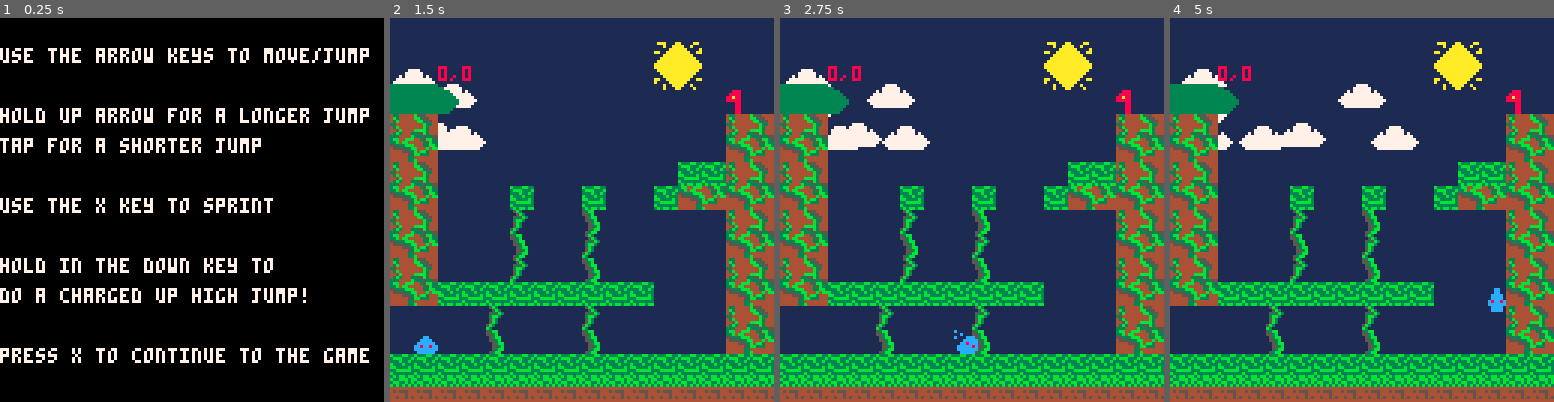
Above: before the commit, frames 1-4 (left to right).
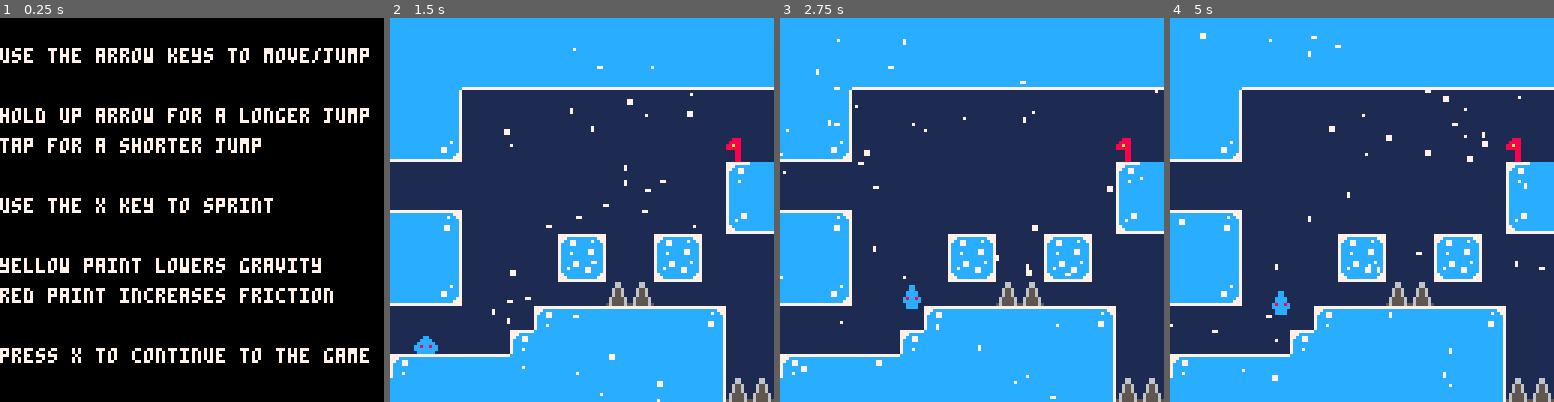
Above: after the commit, the same moments.

Repository: Kaznae/438_final
Game: PICO-8 cartridge final_project.p8
Two runs of this game, one before a commit and one after it. Both use one fixed random seed, a clock stepped at 60 frames per second and the inputs below.
Inputs:
- Up to frame 1 (0.25 s): no input
- Up to frame 2 (1.5 s): tap X (X key) at 0.33, 1.07 s; tap O (Z key) at 0.7 s
- Up to frame 3 (2.75 s): hold Right 1.6-2.1 s; tap O (Z key) at 1.7, 2.1, 2.5 s; tap X (X key) at 1.85 s; hold Up 2.15-2.42 s; hold Right from 2.47 s (still down)
- Up to frame 4 (5 s): tap O (Z key) every 0.4 s from 2.9 to 4.9 s; tap X (X key) at 2.97, 4.08 s; release Right at 3.03 s; hold Left 3.08-3.58 s; hold Down 3.63-3.97 s; hold Right 4.02-4.68 s; hold Up from 4.73 s (still down)

The runs differ from the first frame. In frame 1, 2.5% of the frame differs, in the area x 0-87%, y 62-75%; in frame 2, 66%; in frame 3, 67%; in frame 4, 68%, in the area x 0-100%, y 0-100%.

Commit message:
bugfixes and more mechanics

Diff:
--- a/final_project.p8
+++ b/final_project.p8
@@ -36,7 +36,7 @@
 	--global vars
 	screen = "controls"
 
-	world = 1
+	world = 2
 	level = 1
 
 	mapx_ofst = 0
@@ -74,7 +74,7 @@
 		j_left = 1,
 		max_jump = 1,
 		wall_jumps = 1,
-		has_charge = false,
+		has_charge = true,
 		has_grapple = false,
 		grapple_dir = "right",
 		grapple = false,
@@ -295,8 +295,13 @@
 			if plr.grapple then
 		 	line(plr.x+4,plr.y+4, plr.grapple_x, plr.grapple_y+4, 12)
 			end
+			if plr.clr == "red" then
+			 pal(12,14)
+			elseif plr.clr == "yellow" then
+			 pal(12,10)
+			end
 			spr(plr.sprite,plr.x,plr.y,1,1,plr.face_r)
-
+   pal()
 
 		end
 		}
@@ -332,10 +336,14 @@
 		print("hold up arrow for a longer jump",0,30,7)
 		print("tap for a shorter jump",0,40,7)
 		print("use the x key to sprint",0,60,7)
-		print("hold in the down key to",0,80,7)
-		print("do a charged up high jump!",0,90,7)
+		print("yellow paint lowers gravity",0,80,7)
+		print("red paint increases friction",0,90,7)
 		print("press x to continue to the game",0,110,7)
-	else
+	elseif screen == "victory" then
+  cls()
+		print("congratulations!",30,30,7)
+		print("you beat the demo!",27,60,7)
+ else
 
 		cls()
 
@@ -372,7 +380,7 @@
 		--uncomment to debug
 
 		--print("wall_jumps: "..plr.wall_jumps,10,10,7)
-		print(plr.grapple_x..","..plr.grapple_y,16,16,8)
+		--print(plr.grapple_x..","..plr.grapple_y,16,16,8)
 		--print(#on_map,20,20,5)
 		--print(wall_x,30,30,5)
 	end
@@ -380,7 +388,9 @@
 
 function _update()
 
-
+ if world == 2 and level == 3 then
+		screen = "victory"
+	end
 	if screen == "controls" then
 		if btn(5) then
 			screen = "game"
@@ -398,7 +408,7 @@
 			end
 		end)
 
-		if not plr.gonext and fget(mget((plr.x+(level-1)*128)/8,plr.y/8),goal_flag) then
+		if not plr.gonext and fget(mget((plr.x+(level-1)*128)/8,(plr.y+(world-1)*128)/8),goal_flag) then
 			plr.gonext = true
 			plr.ticker = 59
 			plr.dx = 0
@@ -426,6 +436,10 @@
 	--attempt to change dy
 	if obj.weighted then
 		obj.dy+=gravity
+		if plr.clr == "yellow" then
+			printh("yo")
+   obj.dy-=.10
+		end
 	end
 
 	if obj.dx == 0 and obj.dy == 0 then
@@ -572,22 +586,30 @@
 		end
 	--WIP, need to decide what paint powers will be
 	elseif spr == 85 then
-		plr.clr = "Red"
+		plr.clr = "red"
+		g_friction = .80
 	elseif spr == 86 then
-		plr.clr = "Blue"
-	elseif spr == 85 then
-		plr.clr = "Yellow"
+		plr.clr = "blue"
+		g_friction = .95
+	elseif spr == 87 then
+		plr.clr = "yellow"
+		g_friction = .95
 	end
 end
 
 function deadly_collision(nx,ny)
+ local x_change = 0
+ local y_change = 0
 	if plr.dy <= 0 then
-		return flag_collision(nx,ny+4,deadly_flag) or deadly_obj_at(nx-(level-1)*128,ny-(world-1)*128)
-	else
-		return flag_collision(nx,ny,deadly_flag) or deadly_obj_at(nx-(level-1)*128,ny-(world-1)*128)
-	end
-end
-
+		y_change = 4
+	end
+	if plr.dx >= 0 then
+		x_change = -3
+	elseif plr.dy <= 0 then
+  x_change = 3
+ end
+ return flag_collision(nx+x_change,ny+y_change,deadly_flag) or deadly_obj_at((nx+x_change)-(level-1)*128,(ny+y_change)-(world-1)*128)
+end
 
 function solid_collision(nx,ny)
 	return flag_collision(nx,ny,solid_flag) or solid_obj_at(nx-(level-1)*128,ny-(world-1)*128)
@@ -1025,7 +1047,7 @@
 00000000000000000000000000000000000aa00066600000000006660008e000000e800077cccccccccccc77cccccccccccccccc7ccccccc0000000000000000
 0000000000000000000000000000000000066000000000000000000000008eeeeee80000777cccccccccc777cccccccccccccccc7ccccccc0000000000000000
 0000000000000000000000000000000000000000000000000000000000000888888000007777777777777777cccccccccccccccc7ccccccc0000000000000000
-c7c7c7c7c7c7c7c7c7c7c7c7c7c7b7a6000000000000000000000000000000000000000000000000000000000000000000000000000000000085000000000000
+c7c7c7c7c7c7c7c7c7c7c7c7c7c7b7a6c7c7c7c7c7c7c7a70000000000d7d6000000000000000000000000000000000000000000000000000085000000000000
 00000000000000000000000000000000000000000000000000000000000000000000000000000000000000000000000000000000000000000000000000000000
 000000000000c7c7c7c7c7c7c7000000000000000000000000000000000000000000000000000000000000000000000000000000000024000084000000000000
 00000000000000000000000000000000000000000000000000000000000000000000000000000000000000000000000000000000000000000000000000000000
@@ -1047,7 +1069,7 @@
 00000000000000000000000000000000000000000000000000000000000000000000000000000000000000000000000000000000000000000000000000000000
 00000000000000000000000000000000000000000000000000000000000000000000000000000000000014141414141414141414141414141414000000000000
 __gff__
-0000000000000000000000000000000000000000000000000000000000000000000000000000000000000000000000000000000000000000000000000000000003030707030707810107070101000000030101010b1111110107070101000000030101010b000000000707070707000003000000110b0b000007070707070000
+0000000000000000000000000000000000000000000000000000000000000000000000000000000000000000000000000000000000000000000000000000000003030707030707810107070101000000030101010911111101070701010000000301010109000000000707070707000003000000110909000007070707070000
 0000000000000000000707070700000000000000000000000007070707000000000000000000000000000000000000000000000000000000000000000000000000000000000000000000000000000000000000000000000000000000000000000000000000000000000000000000000000000000000000000000000000000000
 __map__
 0000000000000000000000000000000000000000000000000000000000000000000000000000000000000000000000000000000000000000000000000000000000000000000000000000000000000000000000000000000000000000000000000000000000000000000000000000000000000000000000000000000000000000
@@ -1057,28 +1079,28 @@
 494a000000000000000000000000494a4a000042420000424242420000424242000000000000000000000000000000000000000000000000000000000000000000000000000000000000000000000000000000000000000000000000000000000000000000000000000000000000000000000000000000000000000000000000
 595a000000000000000000000000595a5a000000000000000000000000000000000054000042424242424242000000490000000000000000000000000000000000000000000000000000000000000000000000000000000000000000000000000000000000000000000000000000000000000000000000000000000000000000
 494a000000000000000000004242494a4a000000000000000000000000000000000042000048000000000000000000590000000000000000000000000000000000000000000000000000000000000000000000000000000000000000000000000000000000000000000000000000000000000000000000000000000000000000
-595a00000042000042000042595a595a5a424200000000000000000000000000000048000054000000000000000000490000000000000000000000000047000000000000000000000000000000000000000000000000000000000000000000000000000000000000000000000000000000000000000000000000000000000000
+595a00000042000042000042595a595a5a424200000000000000000000000000000048000054000000000000000000490000000000000000560000000047000000000000000000000000000000000000000000000000000000000000000000000000000000000000000000000000000000000000000000000000000000000000
 494a000000480000580000000000494a4a00000000000000000000000000515200005800004200006e0000000000005974000000420000004200000000494a0000000000000000000000000000000000000000000000000000000000000000000000000000000000000000000000000000000000000000000000000000000000
 595a000000580000480000000000595a5a0000006e00000000000000000061620000540000580000000000005454544942420000000000000000000000595a0000000000000000000000000000000000000000000000000000000000000000000000000000000000000000000000000000000000000000000000000000000000
 494a000000480000580000000000494a000000000000000000005454000000490000420000480000424200007070705900000000000000000000000076494a0000000000000000000000000000000000000000000000000000000000000000000000000000000000000000000000000000000000000000000000000000000000
-595a424242424242424242000000595a00000000000000000070707060000059000048000054000000000000000000490000000000006e000000000000595a0000000000000000000000000000000000000000000000000000000000000000000000000000000000000000000000000000000000000000000000000000000000
-0000000048000000480000000000494a0000000000000000600000004800004900005800004200000000006e0000005900000000000000767500000000494a0000000000000000000000000000000000000000000000000000000000000000000000000000000000000000000000000000000000000000000000000000000000
-0000000058000000580000000000595a00000000000000005800000058000059000048000058000000000000000000490000006e000000000000000000595a0000000000000000000000000000000000000000000000000000000000000000000000000000000000000000000000000000000000000000000000000000000000
-42424242424242424242424242424242424242000000004242420000484242424242420000480000000000000000475900000000000000000000000076494a0000000000000000000000000000000000000000000000000000000000000000000000000000000000000000000000000000000000000000000000000000000000
+595a424242424242424242000000595a00000000000000006070707060000059000048000054000000000000000000490000000000006e000000000000595a0000000000000000000000000000000000000000000000000000000000000000000000000000000000000000000000000000000000000000000000000000000000
+0000000048000000480000000000494a0000000000000000480000004800004900005800004200000000006e0000005900000000000000767500000000494a0000000000000000000000000000000000000000000000000000000000000000000000000000000000000000000000000000000000000000000000000000000000
+0000000058000000580000000000595a00000000000000005800000058005759005648000058000000000000000000490000006e000000000000000000595a0000000000000000000000000000000000000000000000000000000000000000000000000000000000000000000000000000000000000000000000000000000000
+42424242424242424242424242424242424242000000004242420000484242424242420000480000000000000000475956550000000000000000000076494a0000000000000000000000000000000000000000000000000000000000000000000000000000000000000000000000000000000000000000000000000000000000
 4141414141414141414141414141414141414100000000414141000058414141414100000058000000000000000070494141415454546e000000000000595a0000000000000000000000000000000000000000000000000000000000000000000000000000000000000000000000000000000000000000000000000000000000
-7c7c7c7c7c7c7c7c7c7c7c7c7c7c7c7c7c7c7c00000000000000000000000000000000000000000000000000000000000000000000000000000000000000000000000000000000000000000000000000000000000000000000000000000000000000000000000000000000000000000000000000000000000000000000000000
-7c7c7c7c7c7c7c7c7c7c7c7c7c7c7c7c7c000000000000000000000000000000000000000000000000000000000000000000000000000000000000000000000000000000000000000000000000000000000000000000000000000000000000000000000000000000000000000000000000000000000000000000000000000000
-7c7c7c6c6c6c6c6c6c6c6c6c6c6c6c6c6c000000000000000000000000000000000000000000000000000000000000000000000000000000000000000000000000000000000000000000000000000000000000000000000000000000000000000000000000000000000000000000000000000000000000000000000000000000
-7c7c6d5d5d5d5d5d5d5d5d5d0000000000000000000000000000000000000000000000000000000000000000000000000000000000000000000000000000000000000000000000000000000000000000000000000000000000000000000000000000000000000000000000000000000000000000000000000000000000000000
-7c7c6d0000000000000000000000000000000000000000000000000000000000000000000000000000000000000000000000000000000000000000000000000000000000000000000000000000000000000000000000000000000000000000000000000000000000000000000000000000000000000000000000000000000000
-6c6c7a0000000000000000000000470000000000000000000000000000000000000000000000000000000000000000000000000000000000000000000000000000000000000000000000000000000000000000000000000000000000000000000000000000000000000000000000000000000000000000000000000000000000
-0000000000000000000000000000697c00000000000000000000000000000000000000000000000000000000000000000000000000000000000000000000000000000000000000000000000000000000000000000000000000000000000000000000000000000000000000000000000000000000000000000000000000000000
-00000000000000000000000000007d7c00000000000000000000000000000000000000000000000000000000000000000000000000000000000000000000000000000000000000000000000000000000000000000000000000000000000000000000000000000000000000000000000000000000000000000000000000000000
-7b7b6a0000000074000000000000796c00000000000000000000000000000000000000000000000000000000000000000000000000000000000000000000000000000000000000000000000000000000000000000000000000000000000000000000000000000000000000000000000000000000000000000000000000000000
-7c7c6d00000000696a0000696a00000000000000000000000000000000000000000000000000000000000000000000000000000000000000000000000000000000000000000000000000000000000000000000000000000000000000000000000000000000000000000000000000000000000000000000000000000000000000
-7c7c6d00000000797a0000797a00000000000000000000000000000000000000000000000000000000000000000000000000000000000000000000000000000000000000000000000000000000000000000000000000000000000000000000000000000000000000000000000000000000000000000000000000000000000000
-6c6c7a0000000000005454000000000000000000000000000000000000000000000000000000000000000000000000000000000000000000000000000000000000000000000000000000000000000000000000000000000000000000000000000000000000000000000000000000000000000000000000000000000000000000
-000000000000697b7b7b7b7b7b6a000000000000000000000000000000000000000000000000000000000000000000000000000000000000000000000000000000000000000000000000000000000000000000000000000000000000000000000000000000000000000000000000000000000000000000000000000000000000
-0000000000697c7c7c7c7c7c7c6d000000000000000000000000000000000000000000000000000000000000000000000000000000000000000000000000000000000000000000000000000000000000000000000000000000000000000000000000000000000000000000000000000000000000000000000000000000000000
-697b7b7b7b7c7c7c7c7c7c7c7c6d000000000000000000000000000000000000000000000000000000000000000000000000000000000000004700000000000000000000000000000000000000000000000000000000000000000000000000000000000000000000000000000000000000000000000000000000000000000000
-7c7c7c7c7c7c7c7c7c7c7c7c7c6d545400000000000000000000000000000000000000000000000000000000000000000000000000000000004200000000000000000000000000000000000000000000000000000000000000000000000000000000000000000000000000000000000000000000000000000000000000000000
+7c7c7c7c7c7c7c7c7c7c7c7c7c7c7c7c7c6c6c7a000000000000005600000047000000000000000000000000000000000000000000000000000000000000000000000000000000000000000000000000000000000000000000000000000000000000000000000000000000000000000000000000000000000000000000000000
+7c7c7c7c7c7c7c7c7c7c7c7c7c7c7c7c7c000000000000796c6c6c6c6c6c6c6c000000000000000000000000000000000000000000000000000000000000000000000000000000000000000000000000000000000000000000000000000000000000000000000000000000000000000000000000000000000000000000000000
+7c7c7c6c6c6c6c6c6c6c6c6c6c6c6c6c7c000000000000000000000000000064000000000000000000000000000000000000000000000000000000000000000000000000000000000000000000000000000000000000000000000000000000000000000000000000000000000000000000000000000000000000000000000000
+7c7c6d5d5d5d5d5d5d5d5d5d000000007d000000000000000000006e00000000000000000000000000000000000000000000000000000000000000000000000000000000000000000000000000000000000000000000000000000000000000000000000000000000000000000000000000000000000000000000000000000000
+7c7c6d000000000000000000000000007d000000000000000000000000000000000000000000000000000000000000000000000000000000000000000000000000000000000000000000000000000000000000000000000000000000000000000000000000000000000000000000000000000000000000000000000000000000
+6c6c7a000000000000000000000047007d000000000000000000000000000000000000000000000000000000000000000000000000000000000000000000000000000000000000000000000000000000000000000000000000000000000000000000000000000000000000000000000000000000000000000000000000000000
+0000000000000000000000000000697c7d000000000000000000000000000055000000000000000000000000000000000000000000000000000000000000000000000000000000000000000000000000000000000000000000000000000000000000000000000000000000000000000000000000000000000000000000000000
+00000000000000000000000000007d7c7d00000000000000000000000000697b000000000000000000000000000000000000000000000000000000000000000000000000000000000000000000000000000000000000000000000000000000000000000000000000000000000000000000000000000000000000000000000000
+7b7b6a0000000000000000000000796c7d00000000000000000000000000796c000000000000000000000000000000000000000000000000000000000000000000000000000000000000000000000000000000000000000000000000000000000000000000000000000000000000000000000000000000000000000000000000
+7c7c6d00000000696a0000696a00000000000000000054000000000000005d00000000000000000000000000000000000000000000000000000000000000000000000000000000000000000000000000000000000000000000000000000000000000000000000000000000000000000000000000000000000000000000000000
+7c7c6d00000000797a0000797a0000000000000000697b6a0000000000000000000000000000000000000000000000000000000000000000000000000000000000000000000000000000000000000000000000000000000000000000000000000000000000000000000000000000000000000000000000000000000000000000
+6c6c7a0000000000005454000000000000000000007d7c6d0000000000000000000000000000000000000000000000000000000000000000000000000000000000000000000000000000000000000000000000000000000000000000000000000000000000000000000000000000000000000000000000000000000000000000
+000000000000697b7b7b7b7b7b6a000000000000007d7c6d0000000000696a00000000000000000000000000000000000000000000000000000000000000000000000000000000000000000000000000000000000000000000000000000000000000000000000000000000000000000000000000000000000000000000000000
+0000000000697c7c7c7c7c7c7c6d000000000000007d7c6d00000000007d6d00000000000000000000000000000000000000000000000000000000000000000000000000000000000000000000000000000000000000000000000000000000000000000000000000000000000000000000000000000000000000000000000000
+697b7b7b7b7c7c7c7c7c7c7c7c6d000000560000007d7c6d00000000007d6d00000000000000000000000000000000000000000000000000004700000000000000000000000000000000000000000000000000000000000000000000000000000000000000000000000000000000000000000000000000000000000000000000
+7c7c7c7c7c7c7c7c7c7c7c7c7c6d5454697b7b7b7b7c7c6d00000000007d6d00000000000000000000000000000000000000000000000000004200000000000000000000000000000000000000000000000000000000000000000000000000000000000000000000000000000000000000000000000000000000000000000000
